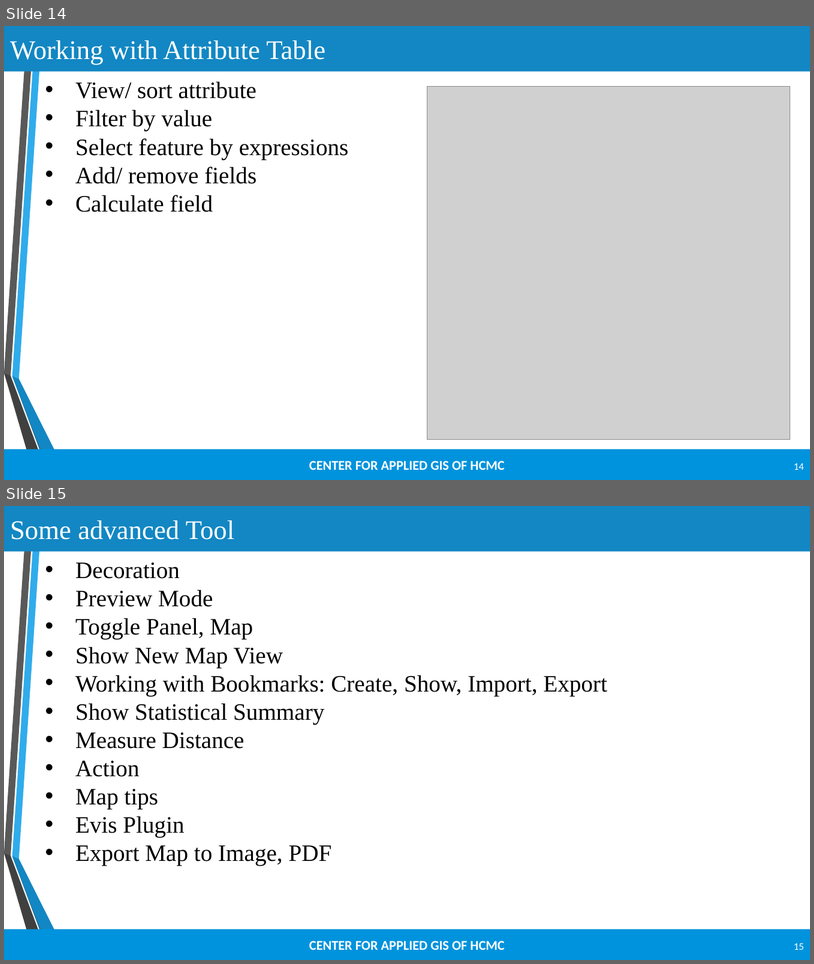
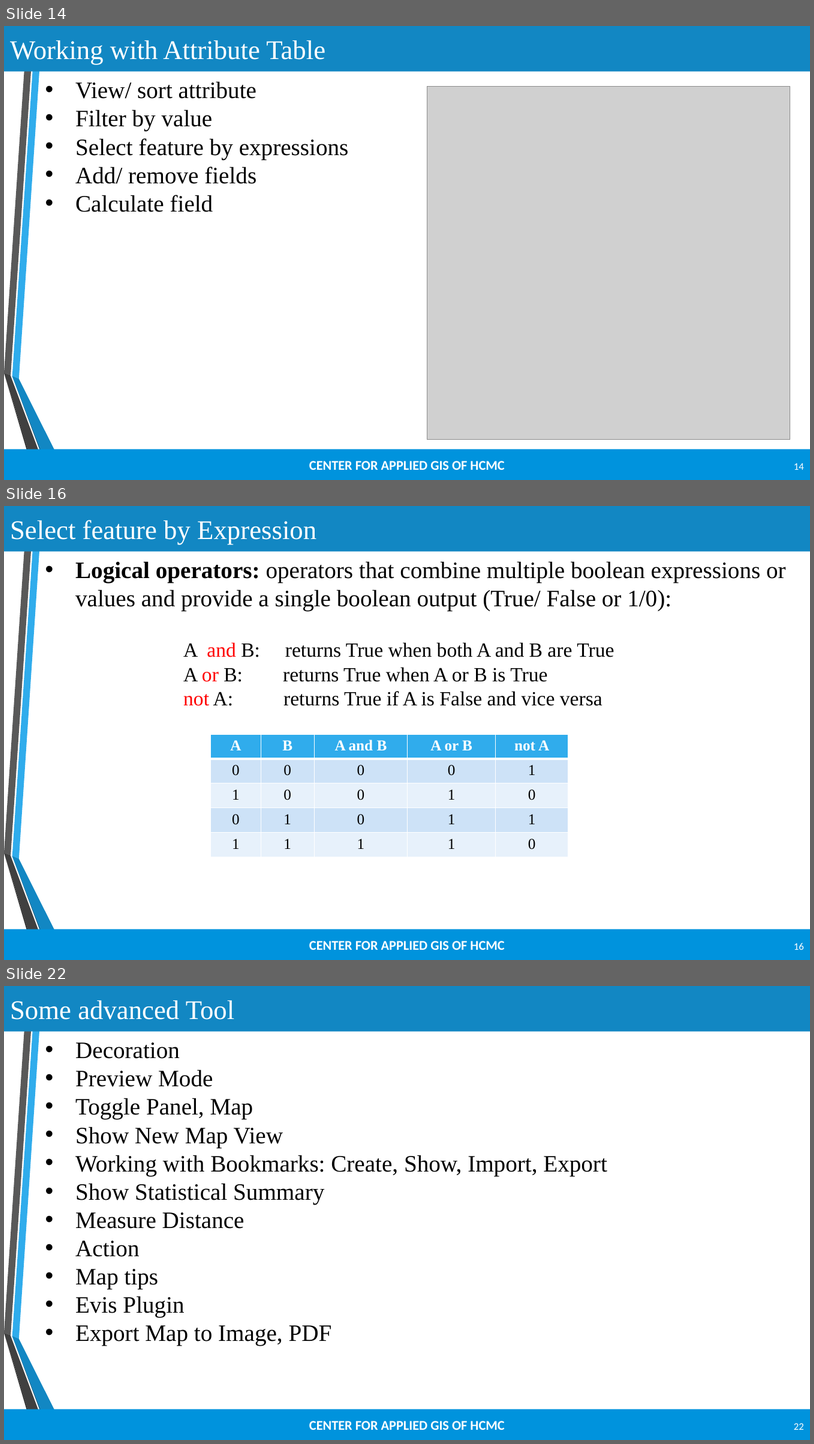
Before and after one commit to lebuu2512/QGIS-Training, a slide deck: Unit 2.pptx. Shown one above the other, each under a label of ours: slides 14 and 15 before the commit, slides 14, 16 and 22 after it; the slides between them are not shown. The pictures are 814x964 and 814x1444 pixels, drawn with LibreOffice and Linux fonts; fonts in the diff are those of the drawing; grey boxes stand for pictures; background and template pictures are left out. Boxes give left, top, right and bottom in pixels: in the first picture for what was removed or moved away, otherwise in the second. Text is boxed around its words. In the diff, an @@ line names an element or a change of style, - is before the commit and + after.

```diff
--- a/Unit 2.pptx
+++ b/Unit 2.pptx
@@ slide 16 added at (4, 506, 810, 960), background #FFFFFF; not listed: 7 template elements that a slide beside it also shows @@
@@ title added at (4, 506, 810, 552), fill #1287C3, 32 pt, text #FFFFFF @@
+Select feature by Expression
@@ text added at (75, 561, 786, 611), 28 pt, text #000000 @@
+• Logical operators: operators that combine multiple boolean expressions or values and provide a single boolean output (True/ False or 1/0):
@@ text added at (183, 642, 614, 706), 24 pt, text #000000 @@
+A and B: returns True when both A and B are True
+A or B: returns True when A or B is True
+not A: returns True if A is False and vice versa
@@ table added at (211, 734, 569, 857), 5 rows, 5 columns @@
+A | B | A and B | A or B | not A
+0 | 0 | 0 | 0 | 1
+1 | 0 | 0 | 1 | 0
+0 | 1 | 0 | 1 | 1
+1 | 1 | 1 | 1 | 0
@@ page number added at (794, 942, 804, 949), 12 pt, text #FFFFFF @@
+16
@@ what was slide 15 is now slide 22 @@
@@ page number at (794, 1423, 804, 1429): text changed @@
-15
+22
```
Also in this commit, not shown: 1 slide changed, 5 other slides added, 1 other file.
